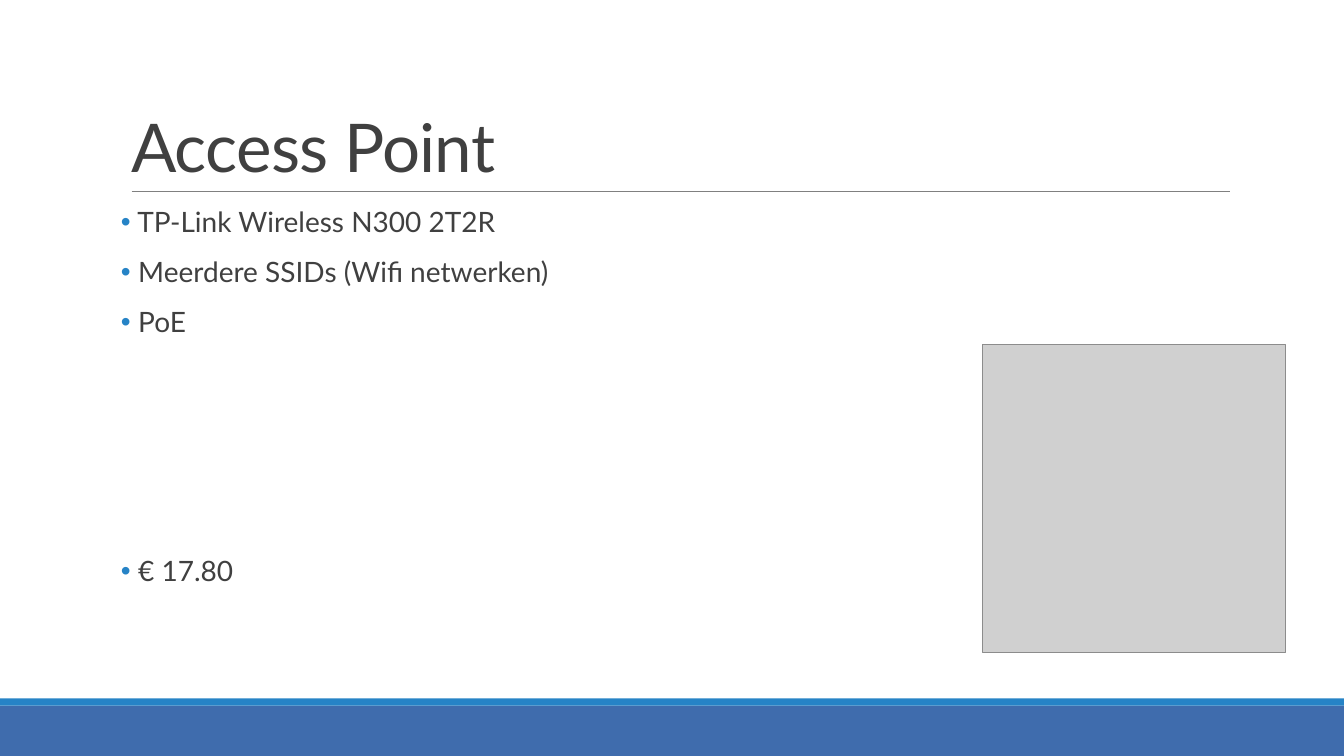
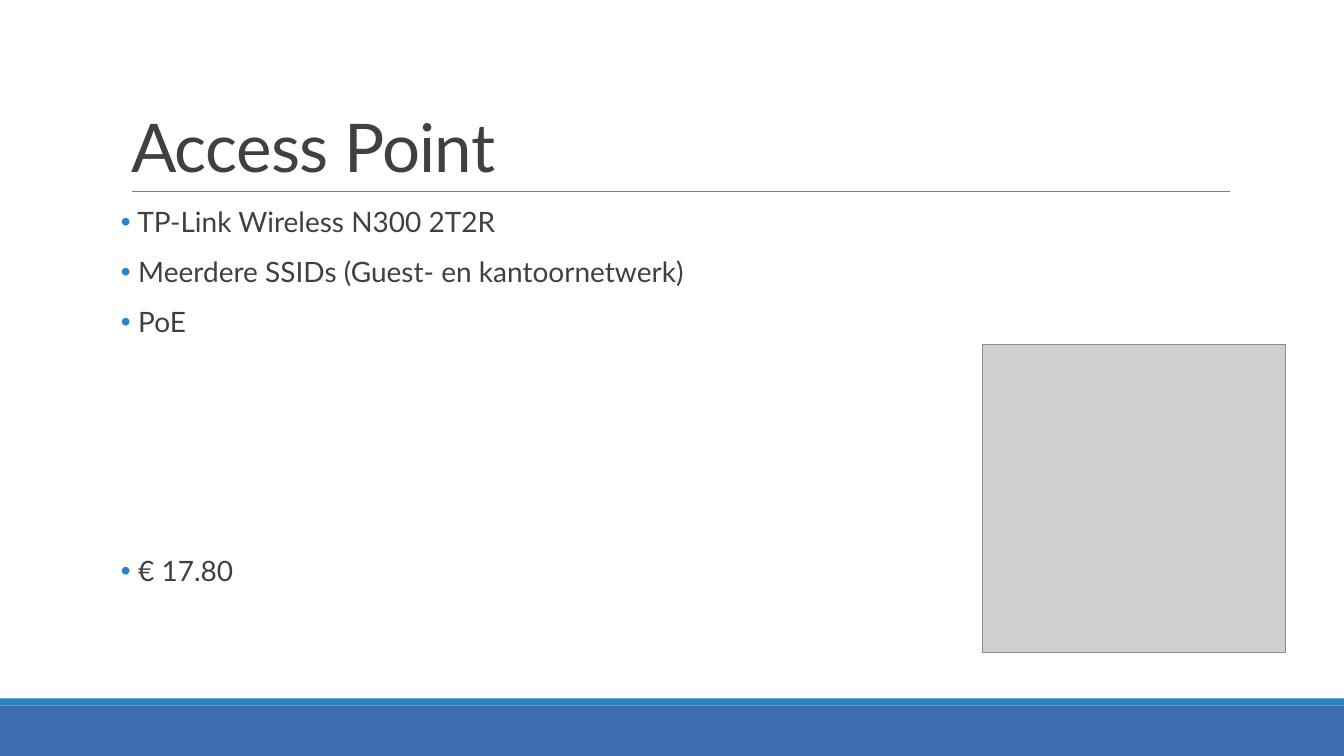
Before and after one commit to JensVL/projecten2, a slide deck: slide 13 of opdracht03/G36/Voorstelling G36.pptx. Drawn at 1344x756 pixels with LibreOffice and Linux fonts; fonts in the diff are those of the drawing; grey boxes stand for pictures. Boxes give left, top, right and bottom in pixels: in the first picture for what was removed or moved away, otherwise in the second. Text is boxed around its words. In the diff, an @@ line names an element or a change of style, - is before the commit and + after.

```diff
--- a/opdracht03/G36/Voorstelling G36.pptx
+++ b/opdracht03/G36/Voorstelling G36.pptx
@@ text at [138, 260, 684, 286]: text changed @@
-• Meerdere SSIDs (Wifi netwerken)
+• Meerdere SSIDs (Guest- en kantoornetwerk)
```
Also in this commit, not shown: 8 other slides changed.
